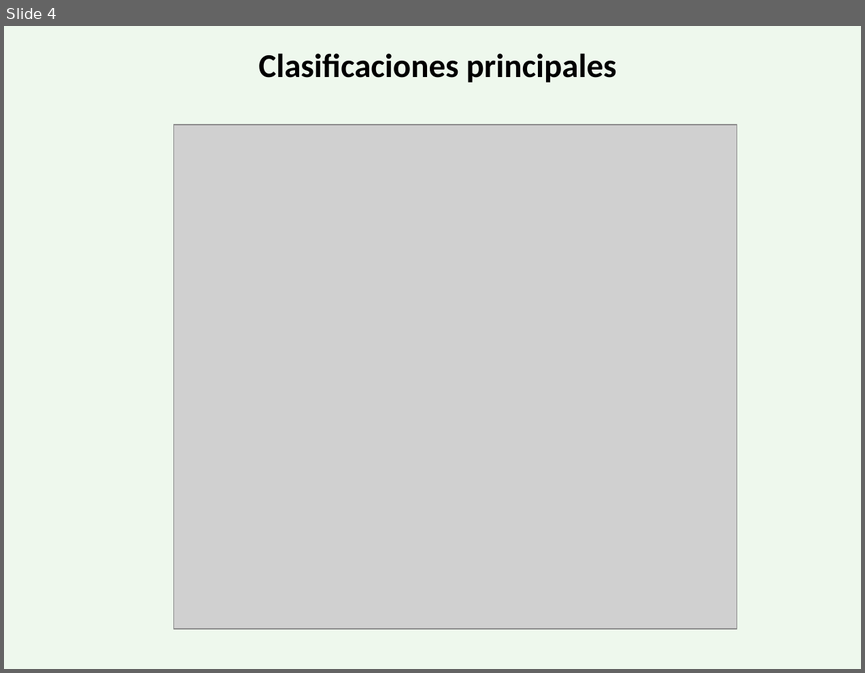
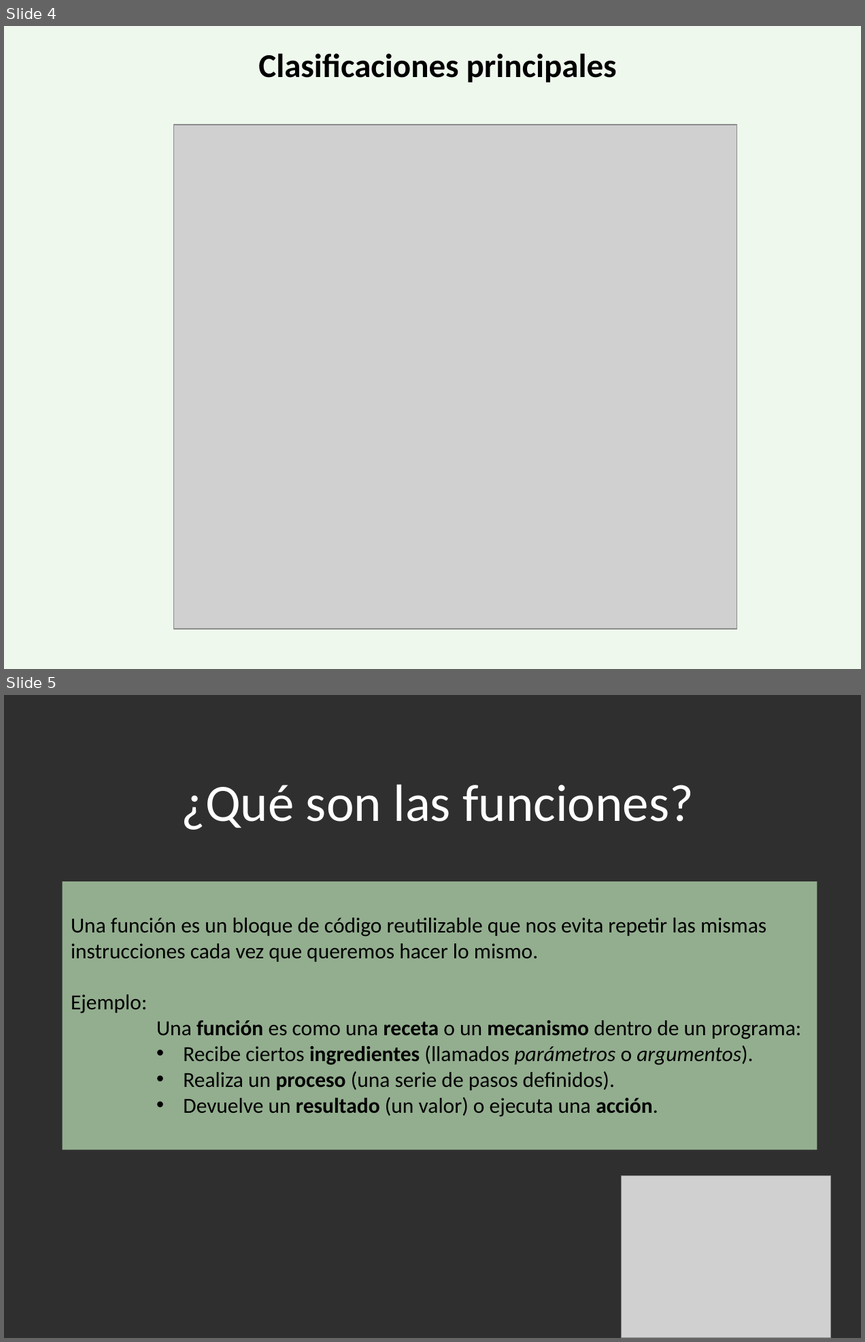
Before and after one commit to leandev78/PDP-UNPAZ, a slide deck: Recursos Pedagogicos/Teoria/Paradigmas de Programación.pptx. Shown one above the other, each under a label of ours: slide 4 before the commit, slides 4 and 5 after it. The pictures are 865x673 and 865x1342 pixels, drawn with LibreOffice and Linux fonts; fonts in the diff are those of the drawing; grey boxes stand for pictures. Boxes give left, top, right and bottom in pixels: in the first picture for what was removed or moved away, otherwise in the second. Text is boxed around its words. In the diff, an @@ line names an element or a change of style, - is before the commit and + after.

Commit message:
PDP - Programación funcional - C2

```diff
--- a/Recursos Pedagogicos/Teoria/Paradigmas de Programación.pptx
+++ b/Recursos Pedagogicos/Teoria/Paradigmas de Programación.pptx
@@ slide 5 added at (x1=4, y1=695, x2=861, y2=1338), background #0D0D0D at 86% opacity @@
@@ title added at (x1=181, y1=784, x2=693, y2=830), 44 pt, text #FFFFFF @@
+¿Qué son las funciones?
@@ rectangle added at (x1=62, y1=882, x2=817, y2=1150), fill #BCE3B7 at 71% opacity, 18 pt, text #000000 @@
+Una función es un bloque de código reutilizable que nos evita repetir las mismas instrucciones cada vez que queremos hacer lo mismo.
+Ejemplo:
+Una función es como una receta o un mecanismo dentro de un programa:
+    • Recibe ciertos ingredientes (llamados parámetros o argumentos).
+    • Realiza un proceso (una serie de pasos definidos).
+    • Devuelve un resultado (un valor) o ejecuta una acción.
@@ picture added at (x1=621, y1=1176, x2=830, y2=1338) @@
```
Also in this commit, not shown: 1 other slide added, 1 slide removed, 33 other files.
